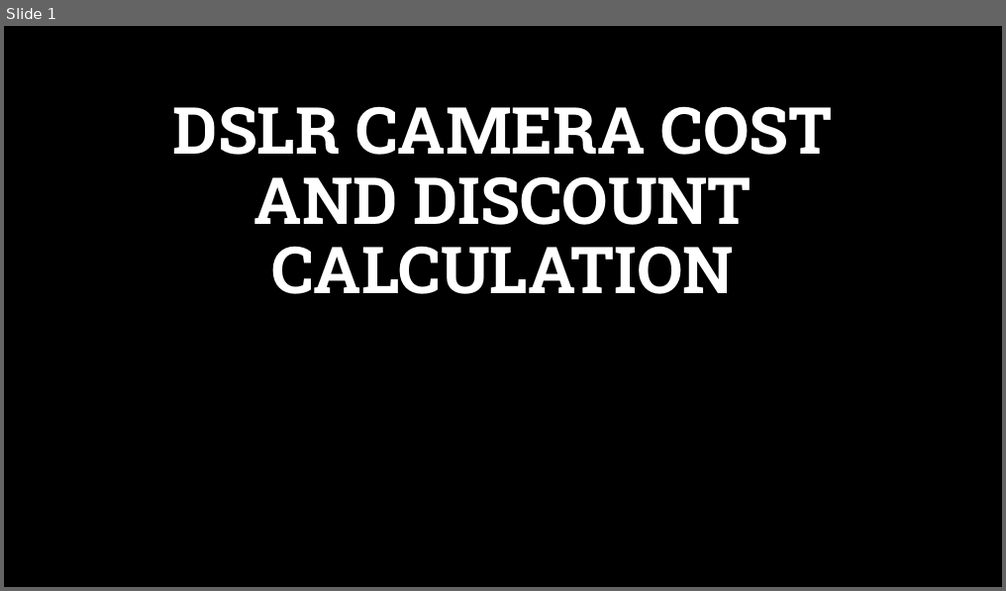
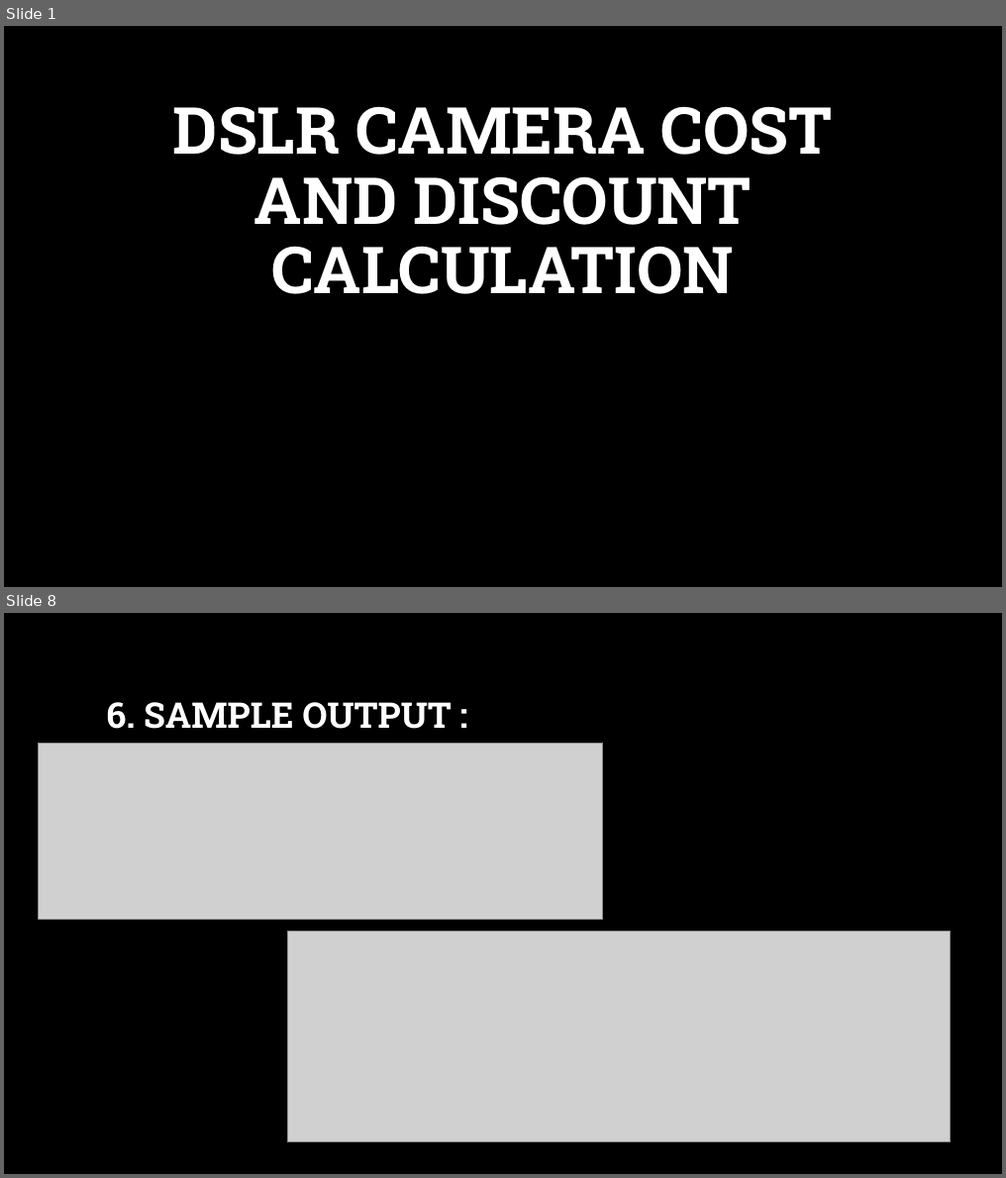
Before and after one commit to mahi2008324/BILLING_project, a slide deck: Billing.ppt.pptx. Shown one above the other, each under a label of ours: slide 1 before the commit, slides 1 and 8 after it; the slides between them are not shown. The pictures are 1006x591 and 1006x1178 pixels, drawn with LibreOffice and Linux fonts; fonts in the diff are those of the drawing; grey boxes stand for pictures; background and template pictures are left out. Boxes give left, top, right and bottom in pixels: in the first picture for what was removed or moved away, otherwise in the second. Text is boxed around its words. In the diff, an @@ line names an element or a change of style, - is before the commit and + after.

```diff
--- a/Billing.ppt.pptx
+++ b/Billing.ppt.pptx
@@ slide 8 added at [4,613,1002,1174], background picture (left out) @@
@@ title added at [106,702,450,729], 25.5 pt, text #FFFFFF, bold @@
+6. SAMPLE OUTPUT :
@@ picture added at [38,743,603,918] @@
@@ picture added at [287,932,950,1143] @@
```
Also in this commit, not shown: 7 slides changed, 1 other slide added, 2 other files.
